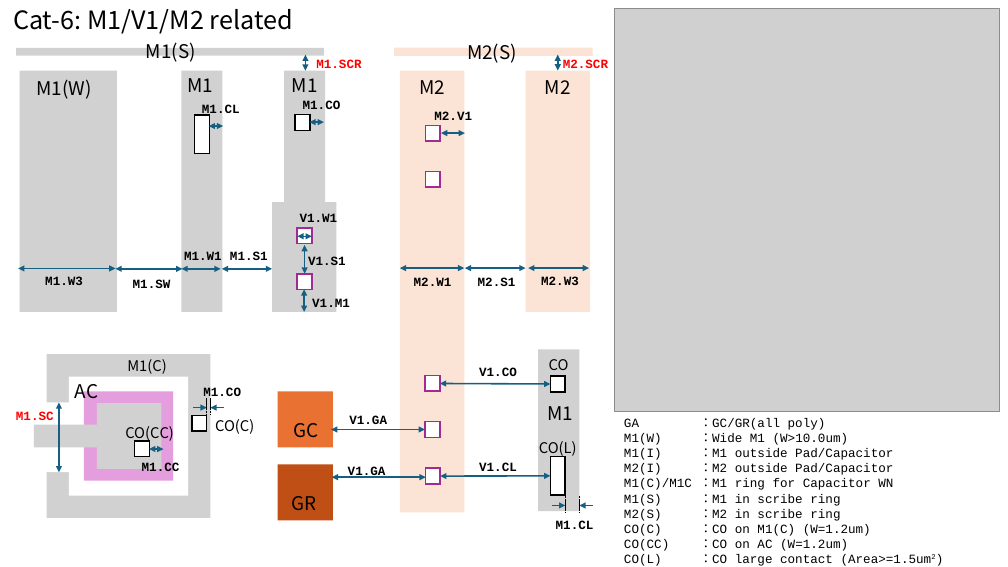
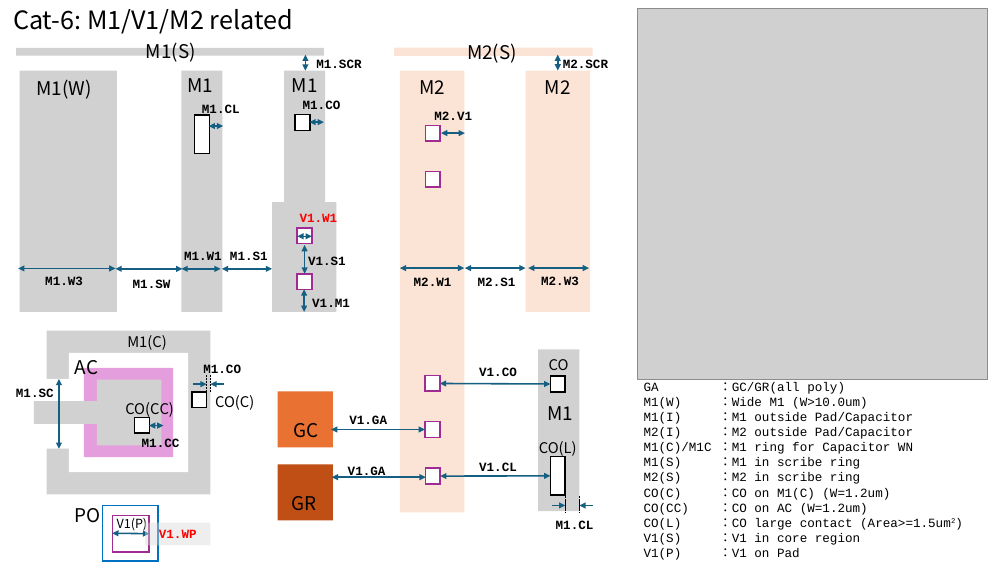
Before and after one commit to OpenSUSI/TR-1um, a slide deck: slide 8 of Document/TR-1um_DRC_summary.pptx. Drawn at 1008x567 pixels with LibreOffice and Linux fonts; fonts in the diff are those of the drawing; grey boxes stand for pictures. Boxes give left, top, right and bottom in pixels: in the first picture for what was removed or moved away, otherwise in the second. Text is boxed around its words. In the diff, an @@ line names an element or a change of style, - is before the commit and + after.

```diff
--- a/Document/TR-1um_DRC_summary.pptx
+++ b/Document/TR-1um_DRC_summary.pptx
@@ picture: place and size @@
-picture at bbox=[615, 8, 1000, 411]
+picture at bbox=[638, 8, 988, 380]
@@ text "V1.W1" at bbox=[300, 213, 338, 226]: text colour #000000 to #FF0000 @@
@@ text colour #FF0000 to #000000 in 3 elements at bbox=[316, 59, 361, 72], bbox=[563, 59, 608, 68], bbox=[16, 388, 54, 397] @@
@@ 8 rectangles, 7 texts, 2 arrows, 2 double arrows, 2 lines: place and size @@
-8 rectangles, 7 texts, 2 arrows, 2 double arrows, 2 lines at bbox=[16, 354, 254, 518]
+8 rectangles, 7 texts, 2 arrows, 2 double arrows, 2 lines at bbox=[16, 330, 254, 495]
@@ rectangle "GA ：GC/GR(all poly)": place and size @@
-rectangle "GA ：GC/GR(all poly)" at bbox=[617, 411, 968, 567]
+rectangle "GA ：GC/GR(all poly)" at bbox=[637, 375, 988, 566]
@@ text added at bbox=[75, 508, 101, 523], 18 pt, text #000000 @@
+PO
@@ rectangle added at bbox=[102, 506, 158, 561], outline #0070C0 1.5 pt @@
@@ double arrow added from (112, 533) to (149, 534), #156082 1.5 pt @@
@@ rectangle added at bbox=[113, 516, 150, 552], fill #FFFFFF, outline #A02B93 1.5 pt @@
@@ text added at bbox=[117, 515, 148, 532], 12 pt, text #000000 @@
+V1(P)
@@ rectangle added at bbox=[145, 523, 210, 545], fill #D9D9D9 at 43% opacity, 12 pt, text #FF0000, bold @@
+V1.WP
@@ text in rectangle at bbox=[644, 533, 860, 560]: paragraphs added @@
+V1(S) ：V1 in core region
+V1(P) ：V1 on Pad
```
Also in this commit, not shown: 5 other slides changed, 9 slides added, 1 other file.
